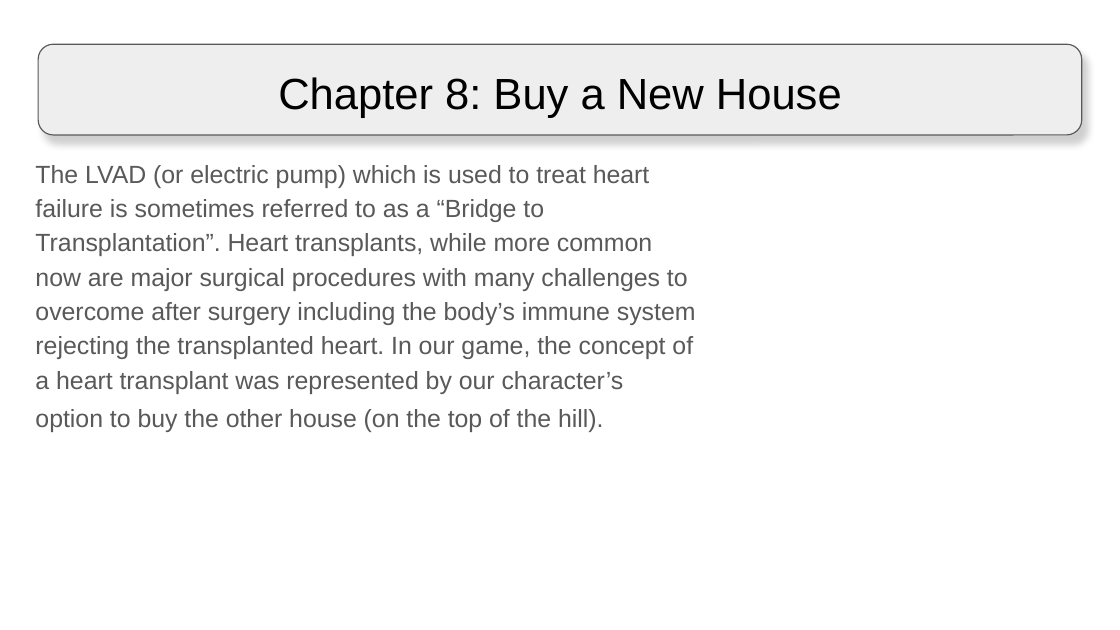
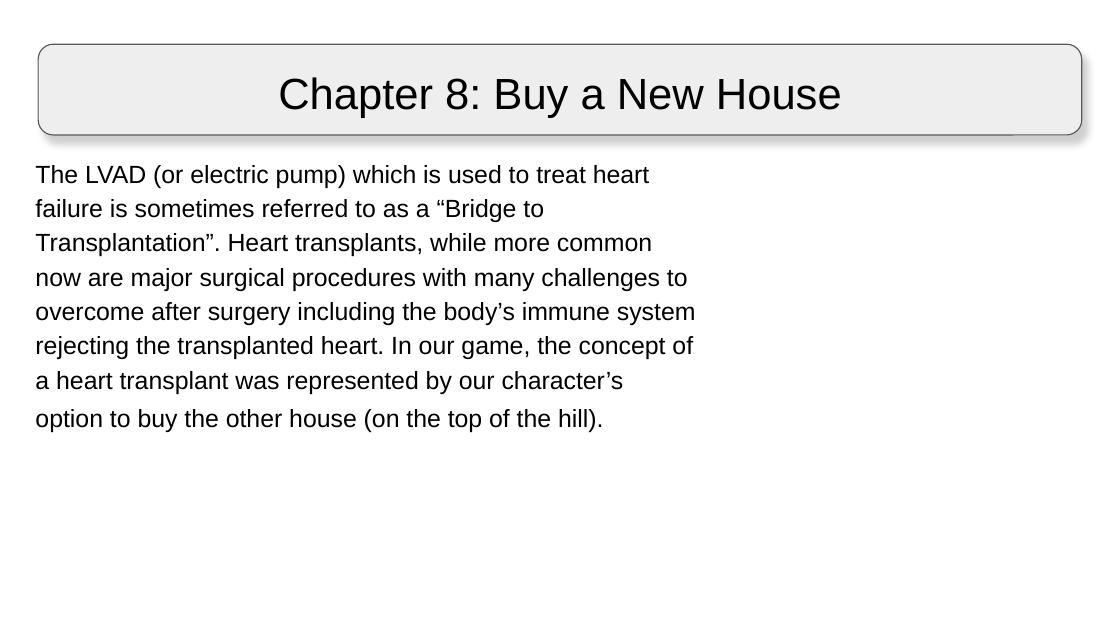
Before and after one commit to lkaicher/HeartBasement, a slide deck: slide 9 of Assets/Game/Gui/Explanation/Sprites/CHF Slides.pptx. Drawn at 1120x630 pixels with LibreOffice and Linux fonts; fonts in the diff are those of the drawing; background and template pictures are left out. Boxes give left, top, right and bottom in pixels: in the first picture for what was removed or moved away, otherwise in the second. Text is boxed around its words. In the diff, an @@ line names an element or a change of style, - is before the commit and + after.

Commit message:
made slide 9 & 10 text black in ppt and exported pngs

```diff
--- a/Assets/Game/Gui/Explanation/Sprites/CHF Slides.pptx
+++ b/Assets/Game/Gui/Explanation/Sprites/CHF Slides.pptx
@@ text "The LVAD (or electric pump) ..." at (x1=35, y1=165, x2=696, y2=432): text colour #595959 to #000000 @@
```
Also in this commit, not shown: 1 other slide changed, 5 other files.
